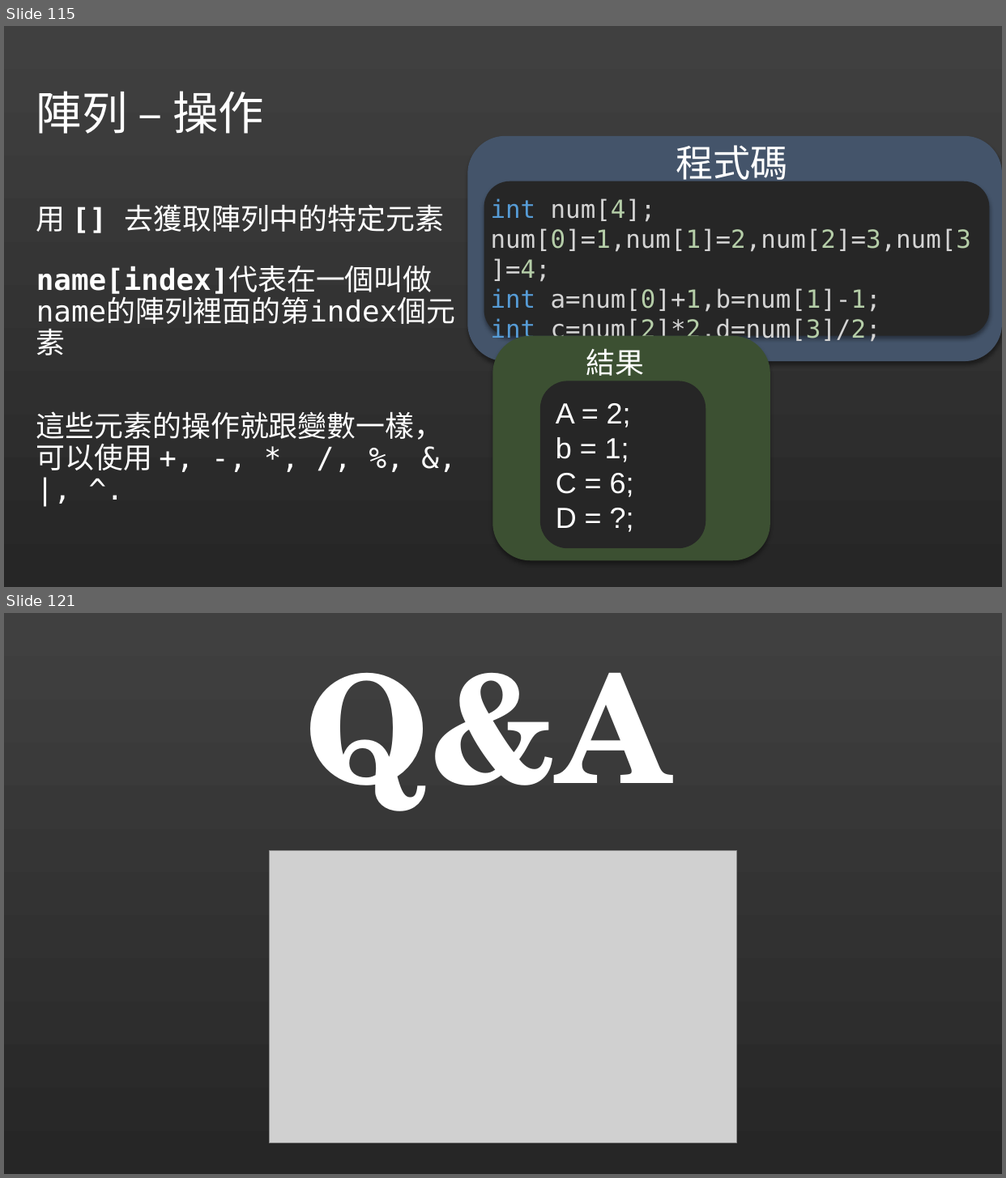
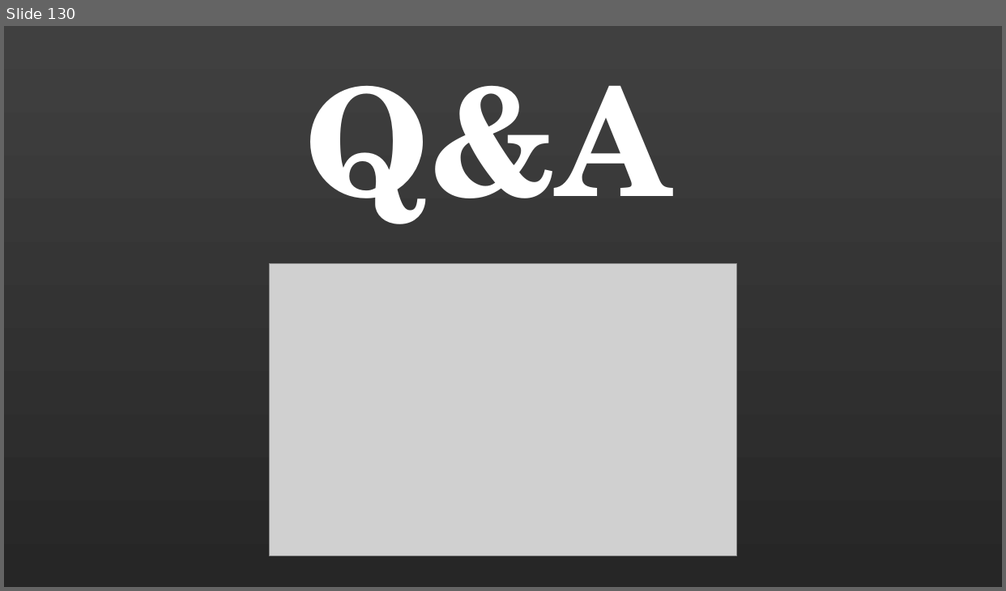
Before and after one commit to liuutin9/liuutin9.github.io, a slide deck: Shared-Files/電機營C語言Day2.pptx. Shown one above the other, each under a label of ours: slides 115 and 121 before the commit, slide 130 after it; the slides between them are not shown. The pictures are 1006x1178 and 1006x591 pixels, drawn with LibreOffice and Linux fonts; fonts in the diff are those of the drawing; grey boxes stand for pictures. Boxes give left, top, right and bottom in pixels: in the first picture for what was removed or moved away, otherwise in the second. Text is boxed around its words. In the diff, an @@ line names an element or a change of style, - is before the commit and + after.

```diff
--- a/Shared-Files/電機營C語言Day2.pptx
+++ b/Shared-Files/電機營C語言Day2.pptx
@@ slide 115 removed at (4, 26, 1002, 587), background gradient #404040 to #262626 @@
@@ title removed at (36, 91, 265, 134) @@
-陣列 – 操作
@@ rounded rectangle removed at (467, 136, 1002, 361) @@
@@ text removed at (675, 145, 788, 186) @@
-程式碼
@@ rounded rectangle removed at (484, 181, 989, 336) @@
@@ text removed at (36, 204, 445, 471) @@
-用 [] 去獲取陣列中的特定元素
-name[index]代表在一個叫做 name的陣列裡面的第index個元素
-這些元素的操作就跟變數一樣，可以使用 +, -, *, /, %, &, |, ^.
@@ text removed at (491, 199, 971, 344) @@
-int num[4];
-num[0]=1,num[1]=2,num[2]=3,num[3]=4;
-int a=num[0]+1,b=num[1]-1;
-int c=num[2]*2,d=num[3]/2;
@@ rounded rectangle removed at (493, 336, 770, 561) @@
@@ text removed at (586, 348, 644, 376) @@
-結果
@@ rounded rectangle removed at (540, 382, 705, 549) @@
-A = 2;
-b = 1;
-C = 6;
-D = ?;
@@ what was slide 121 is now slide 130 @@
```
Also in this commit, not shown: 30 slides changed, 24 slides added, 14 other slides removed.
